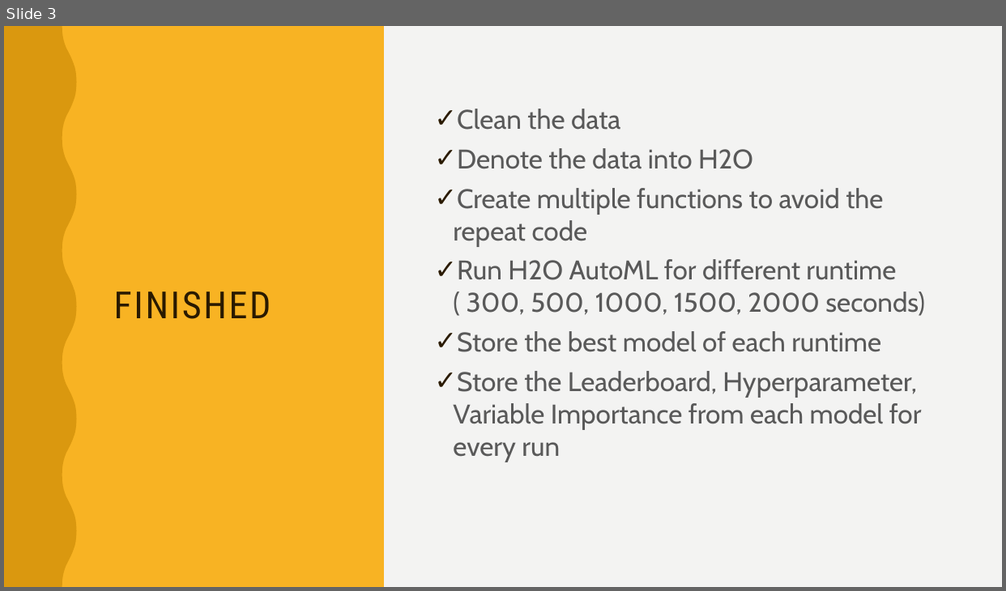
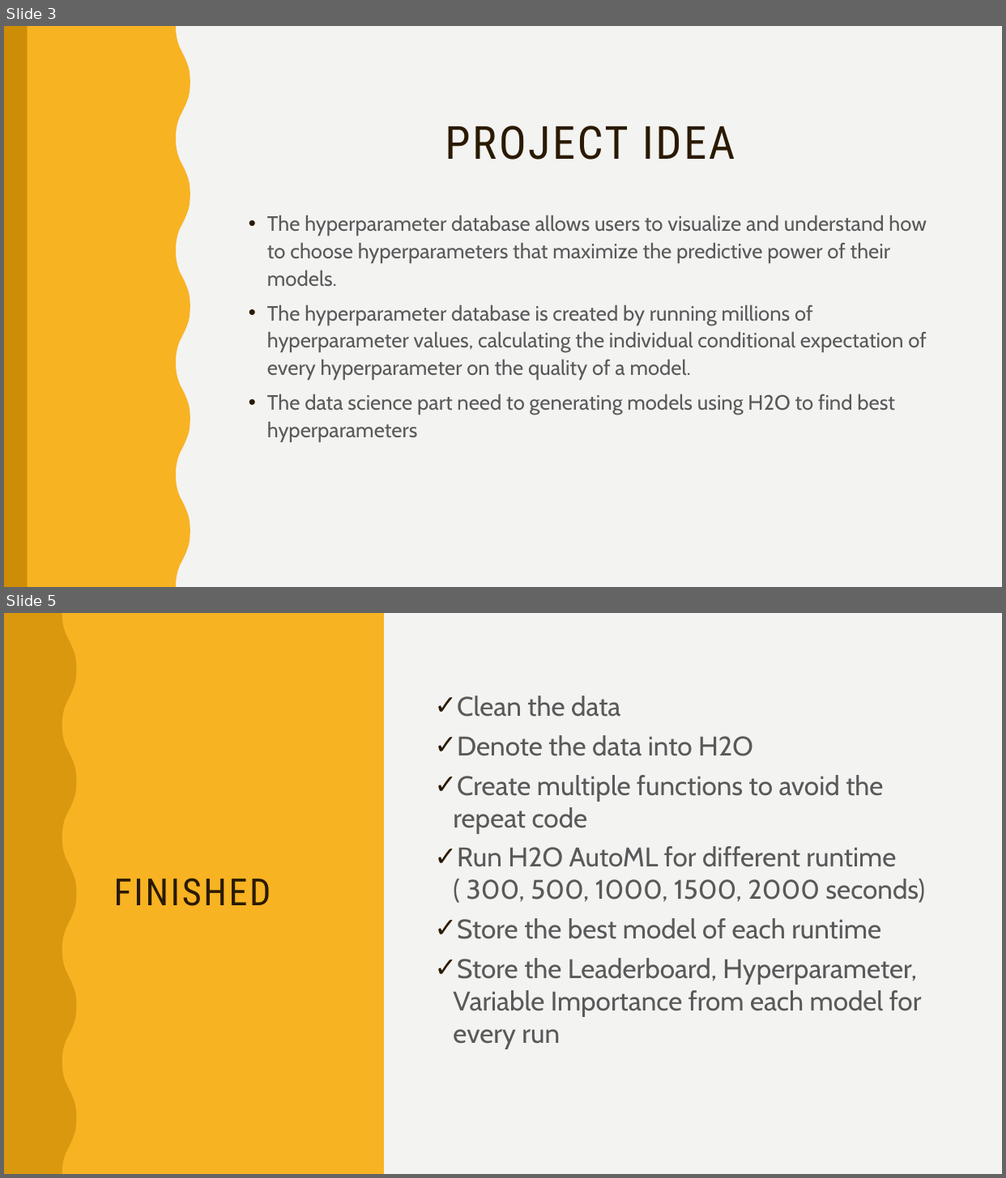
Before and after one commit to INFO6105-Spring19/hyperparameter-db-project-ds07, a slide deck: Presentation.pptx. Shown one above the other, each under a label of ours: slide 3 before the commit, slides 3 and 5 after it; the slides between them are not shown. The pictures are 1006x591 and 1006x1178 pixels, drawn with LibreOffice and Linux fonts; fonts in the diff are those of the drawing. Boxes give left, top, right and bottom in pixels: in the first picture for what was removed or moved away, otherwise in the second. Text is boxed around its words. In the diff, an @@ line names an element or a change of style, - is before the commit and + after.

```diff
--- a/Presentation.pptx
+++ b/Presentation.pptx
@@ slide 3 added at <box>4,26,1002,587</box>, background #F3F3F2; not listed: 2 template elements that a slide beside it also shows @@
@@ rectangle added at <box>4,26,1002,587</box>, fill #F3F3F2 @@
@@ freeform shape added at <box>4,26,190,587</box>, fill #F8B323 @@
@@ rectangle added at <box>4,26,27,587</box>, fill #CE8D07 @@
@@ title added at <box>445,126,735,160</box>, 44 pt, text #2A1A00 @@
+PROJECT IDEA
@@ text added at <box>267,215,927,442</box>, 20 pt, text #595959 @@
+• The hyperparameter database allows users to visualize and understand how to choose hyperparameters that maximize the predictive power of their models.
+• The hyperparameter database is created by running millions of hyperparameter values, calculating the individual conditional expectation of every hyperparameter on the quality of a model.
+• The data science part need to generating models using H2O to find best hyperparameters
@@ what was slide 3 is now slide 5 @@
```
Also in this commit, not shown: 2 slides changed, 1 other slide added, 1 other file.
